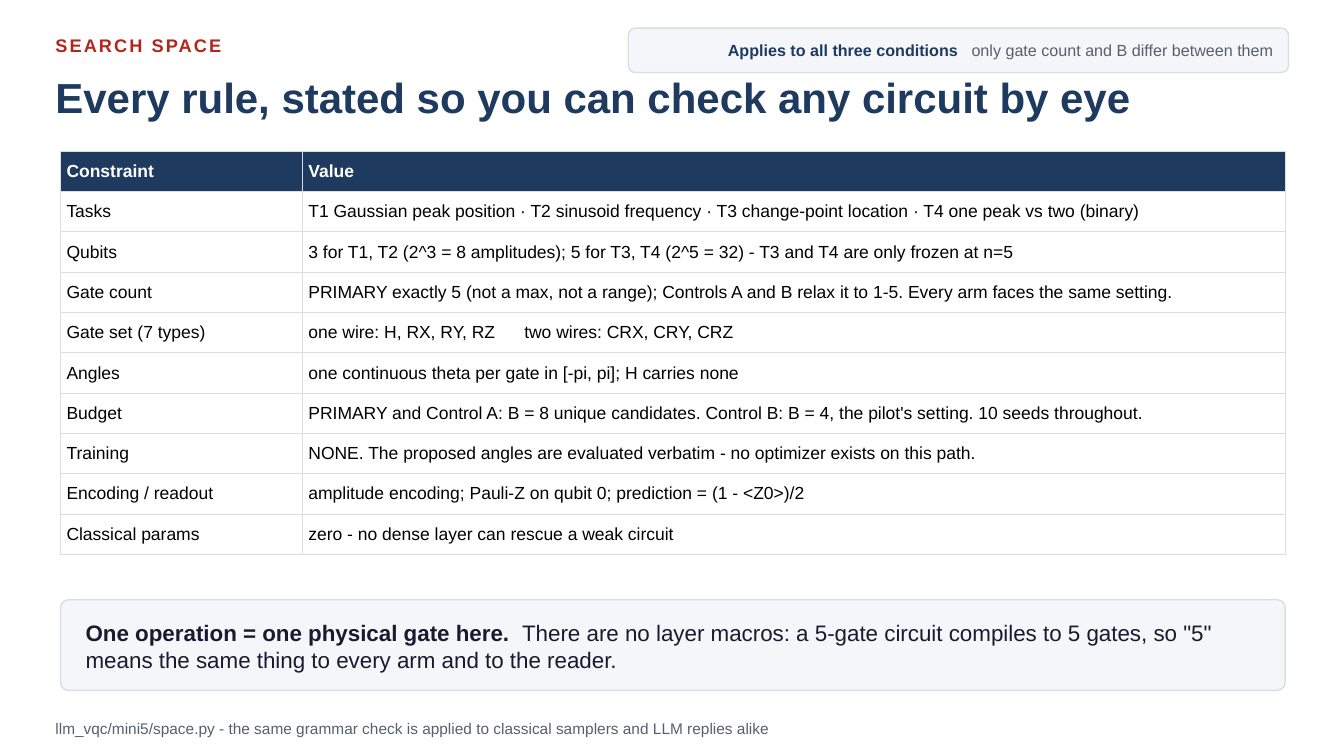
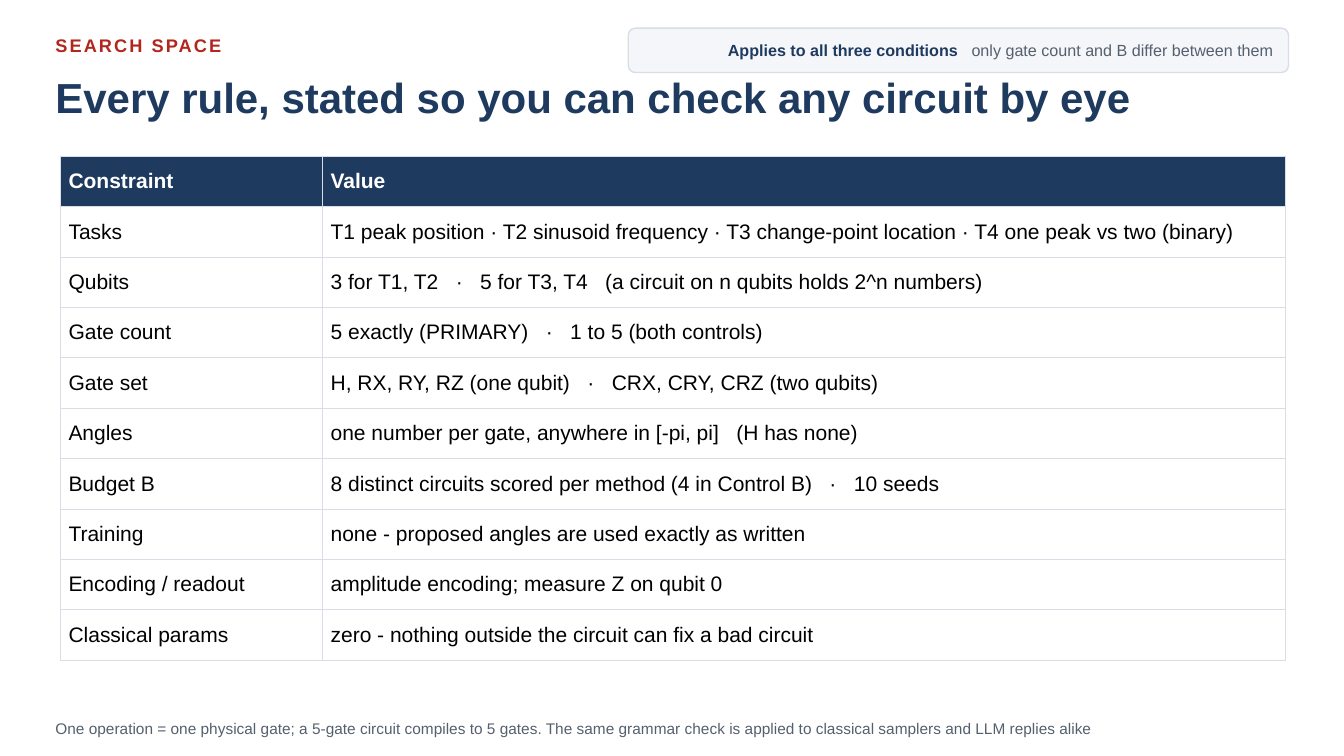
Before and after one commit to dorakingx/llm-vqc, a slide deck: slide 3 of docs/presentation/mini5/20260731_GSoC_mini5.pptx. Drawn at 1344x756 pixels with LibreOffice and Linux fonts; fonts in the diff are those of the drawing. Boxes give left, top, right and bottom in pixels: in the first picture for what was removed or moved away, otherwise in the second. Text is boxed around its words. In the diff, an @@ line names an element or a change of style, - is before the commit and + after.

```diff
--- a/docs/presentation/mini5/20260731_GSoC_mini5.pptx
+++ b/docs/presentation/mini5/20260731_GSoC_mini5.pptx
@@ table at (60,156,1286,650) @@
-row 2, column 2: T1 Gaussian peak position · T2 sinusoid frequency · T3 change-point location · T4 one peak vs two (binary)
+row 2, column 2: T1 peak position · T2 sinusoid frequency · T3 change-point location · T4 one peak vs two (binary)
-row 3, column 2: 3 for T1, T2 (2^3 = 8 amplitudes); 5 for T3, T4 (2^5 = 32) - T3 and T4 are only frozen at n=5
+row 3, column 2: 3 for T1, T2 · 5 for T3, T4 (a circuit on n qubits holds 2^n numbers)
-row 4, column 2: PRIMARY exactly 5 (not a max, not a range); Controls A and B relax it to 1-5. Every arm faces the same setting.
+row 4, column 2: 5 exactly (PRIMARY) · 1 to 5 (both controls)
-row 5, column 1: Gate set (7 types)
+row 5, column 1: Gate set
-row 5, column 2: one wire: H, RX, RY, RZ two wires: CRX, CRY, CRZ
+row 5, column 2: H, RX, RY, RZ (one qubit) · CRX, CRY, CRZ (two qubits)
-row 6, column 2: one continuous theta per gate in [-pi, pi]; H carries none
+row 6, column 2: one number per gate, anywhere in [-pi, pi] (H has none)
-row 7, column 1: Budget
+row 7, column 1: Budget B
-row 7, column 2: PRIMARY and Control A: B = 8 unique candidates. Control B: B = 4, the pilot's setting. 10 seeds throughout.
+row 7, column 2: 8 distinct circuits scored per method (4 in Control B) · 10 seeds
-row 8, column 2: NONE. The proposed angles are evaluated verbatim - no optimizer exists on this path.
+row 8, column 2: none - proposed angles are used exactly as written
-row 9, column 2: amplitude encoding; Pauli-Z on qubit 0; prediction = (1 - <Z0>)/2
+row 9, column 2: amplitude encoding; measure Z on qubit 0
-row 10, column 2: zero - no dense layer can rescue a weak circuit
+row 10, column 2: zero - nothing outside the circuit can fix a bad circuit
@@ size 12.5 to 15 pt in "Constraint", "Value", "Tasks", "Qubits" and 5 more places @@
@@ table: place and size @@
-table at (60,151,1286,548)
+table at (60,156,1286,650)
@@ rounded rectangle removed at (60,600,1286,691) @@
@@ text removed at (86,624,1211,673) @@
-One operation = one physical gate here. There are no layer macros: a 5-gate circuit compiles to 5 gates, so "5" means the same thing to every arm and to the reader.
@@ text at (55,723,1091,737): text changed @@
-llm_vqc/mini5/space.py - the same grammar check is applied to classical samplers and LLM replies alike
+One operation = one physical gate; a 5-gate circuit compiles to 5 gates. The same grammar check is applied to classical samplers and LLM replies alike
```
Also in this commit, not shown: 8 other slides changed, 15 other files.
